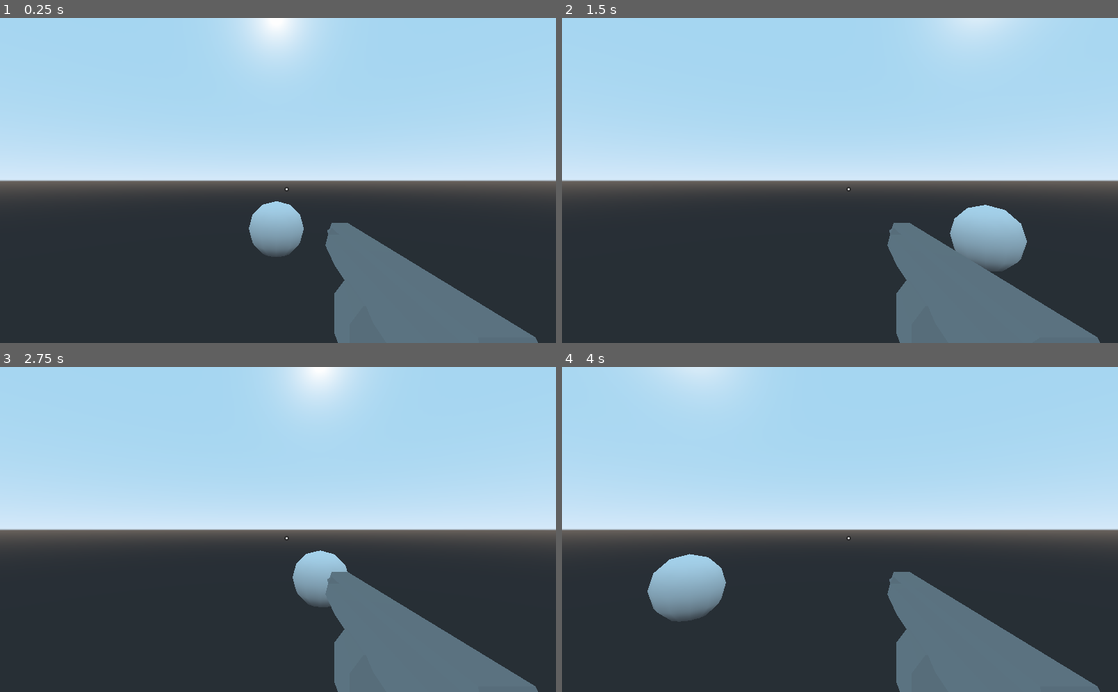
Above: before the commit, frames 1-4 (two rows, left to right).
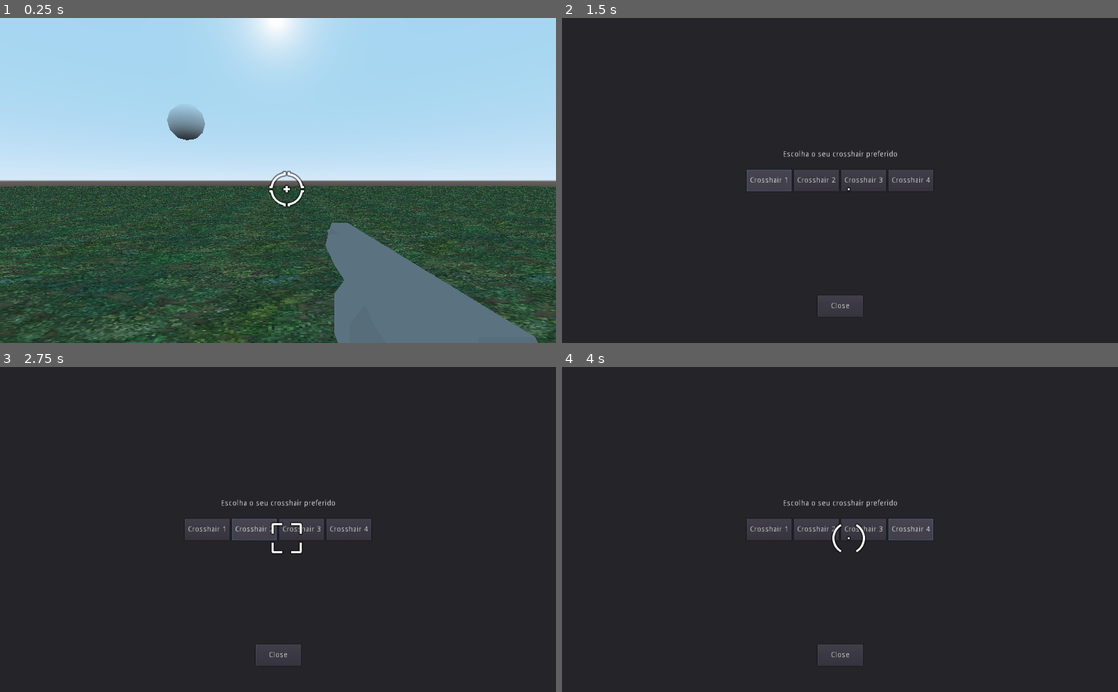
Above: after the commit, the same moments.

Repository: Boyquotes/aim-trainer-godot
Game: Godot game, scene res://scenes/World.tscn
The game is run twice, just before and just after one commit, with the same random seed, the same clock (stepped at 60 frames per second) and the same inputs.
Inputs (mouse positions are in pixels of both pictures, inside the frame that each line leads up to):
- Up to frame 1 (0.25 s): no input
- Up to frame 2 (1.5 s): tap Enter at 0.5 s; move the mouse to (867, 180) at 0.52 s; tap C (open_crosshair_selector, bound only after the commit) at 0.6 s; click (767, 180) at 1.25 s, where only the run after the commit has a clickable "Crosshair 1"
- Up to frame 3 (2.75 s): click (255, 529) at 2 s, where only the run after the commit has a clickable "Crosshair 2"
- Up to frame 4 (4 s): click (862, 529) at 2.75 s, where only the run after the commit has a clickable "Crosshair 3"; click (912, 529) at 3.5 s, where only the run after the commit has a clickable "Crosshair 4"

The runs differ from the first frame. In frame 1, 22% of the frame differs, in the area x 0-100%, y 27-100%; in frame 2, 64%; in frame 3, 63%; in frame 4, 64%, in the area x 0-100%, y 0-100%.

Commit message:
crosshair selector

Diff:
--- a/project.godot
+++ b/project.godot
@@ -22,6 +22,30 @@
 
 common/drop_mouse_on_gui_input_disabled=true
 
+[importer_defaults]
+
+texture={
+"compress/bptc_ldr": 0,
+"compress/hdr_mode": 0,
+"compress/lossy_quality": 0.7,
+"compress/mode": 0,
+"compress/normal_map": 0,
+"detect_3d": false,
+"flags/anisotropic": false,
+"flags/filter": false,
+"flags/mipmaps": false,
+"flags/repeat": 1,
+"flags/srgb": 2,
+"process/HDR_as_SRGB": false,
+"process/fix_alpha_border": true,
+"process/invert_color": false,
+"process/normal_map_invert_y": false,
+"process/premult_alpha": false,
+"size_limit": 0,
+"stream": false,
+"svg/scale": 1.0
+}
+
 [input]
 
 exit={
@@ -34,6 +58,11 @@
 "events": [ Object(InputEventMouseButton,"resource_local_to_scene":false,"resource_name":"","device":0,"alt":false,"shi …(212 unchanged characters)…
  ]
 }
+open_crosshair_selector={
+"deadzone": 0.5,
+"events": [ Object(InputEventKey,"resource_local_to_scene":false,"resource_name":"","device":0,"alt":false,"shift":false,"control":false,"meta":false,"command":false,"pressed":false,"scancode":0,"physical_scancode":67,"unicode":0,"echo":false,"script":null)
+ ]
+}
 
 [physics]
 
--- /dev/null
+++ b/scenes/CrosshairSelector.tscn
@@ -0,0 +1,73 @@
+[gd_scene load_steps=2 format=2]
+
+[ext_resource path="res://scenes/CrosshairSelectorManager.gd" type="Script" id=1]
+
+[node name="CrosshairSelector" type="Control"]
+anchor_right = 1.0
+anchor_bottom = 1.0
+script = ExtResource( 1 )
+
+[node name="Panel" type="Panel" parent="."]
+margin_right = 1024.0
+margin_bottom = 600.0
+
+[node name="HBoxContainer" type="HBoxContainer" parent="."]
+anchor_left = 0.5
+anchor_top = 0.5
+anchor_right = 0.5
+anchor_bottom = 0.5
+margin_left = -172.0
+margin_top = -20.0
+margin_right = 172.0
+margin_bottom = 20.0
+
+[node name="Button" type="Button" parent="HBoxContainer"]
+margin_right = 83.0
+margin_bottom = 40.0
+text = "Crosshair 1"
+
+[node name="Button2" type="Button" parent="HBoxContainer"]
+margin_left = 87.0
+margin_right = 170.0
+margin_bottom = 40.0
+text = "Crosshair 2"
+
+[node name="Button3" type="Button" parent="HBoxContainer"]
+margin_left = 174.0
+margin_right = 257.0
+margin_bottom = 40.0
+text = "Crosshair 3"
+
+[node name="Button4" type="Button" parent="HBoxContainer"]
+margin_left = 261.0
+margin_right = 344.0
+margin_bottom = 40.0
+text = "Crosshair 4"
+
+[node name="Label" type="Label" parent="."]
+anchor_left = 0.5
+anchor_top = 0.42
+anchor_right = 0.5
+anchor_bottom = 0.42
+margin_left = -105.5
+margin_top = -7.00002
+margin_right = 105.5
+margin_bottom = 6.99998
+text = "Escolha o seu crosshair preferido"
+
+[node name="Button5" type="Button" parent="."]
+anchor_left = 0.5
+anchor_top = 0.887
+anchor_right = 0.5
+anchor_bottom = 0.887
+margin_left = -41.5
+margin_top = -20.2
+margin_right = 41.5
+margin_bottom = 19.8
+text = "Close"
+
+[connection signal="pressed" from="HBoxContainer/Button" to="." method="_on_Button_pressed"]
+[connection signal="pressed" from="HBoxContainer/Button2" to="." method="_on_Button2_pressed"]
+[connection signal="pressed" from="HBoxContainer/Button3" to="." method="_on_Button3_pressed"]
+[connection signal="pressed" from="HBoxContainer/Button4" to="." method="_on_Button4_pressed"]
+[connection signal="pressed" from="Button5" to="." method="_on_Button5_pressed"]
--- /dev/null
+++ b/scenes/CrosshairSelectorManager.gd
@@ -0,0 +1,30 @@
+extends Control
+
+onready var player = get_node("/root/GameManager/Player")
+onready var crosshair_selector_screen = $"."
+
+var crosshairs = {
+	"crosshair1" : preload("res://crosshairs/crosshair001.png"),
+	"crosshair2" : preload("res://crosshairs/crosshair026.png"),
+	"crosshair3" : preload("res://crosshairs/crosshair065.png"),
+	"crosshair4" : preload("res://crosshairs/crosshair066.png")
+}
+
+func _ready():
+	crosshair_selector_screen.visible = false
+
+func _on_Button_pressed():
+	player.set_crosshair(crosshairs.crosshair1)
+
+func _on_Button2_pressed():
+	player.set_crosshair(crosshairs.crosshair2)
+
+func _on_Button3_pressed():
+	player.set_crosshair(crosshairs.crosshair3)
+
+func _on_Button4_pressed():
+	player.set_crosshair(crosshairs.crosshair4)
+
+func _on_Button5_pressed():
+	crosshair_selector_screen.visible = false
+	Input.set_mouse_mode(Input.MOUSE_MODE_CAPTURED)
--- a/scenes/GameManager.gd
+++ b/scenes/GameManager.gd
@@ -5,14 +5,29 @@
 onready var player = $Player
 onready var gameOverScreen = $GameOver
 
+onready var crosshair_selector_screen = $CrosshairSelector
+
+enum GameStates{
+	playing,
+	paused,
+	game_ended
+}
+
+var currentState = null
 
 func _ready():
+	currentState = GameStates.playing
+
 	gameOverScreen.visible = false
 	bulletEmitter.connect("targetCount", self, "checkGameState")
 
 func _process(delta):
 	if(Input.is_action_just_pressed("exit")):
 		get_tree().quit()
+
+	if(Input.is_action_just_pressed("open_crosshair_selector")):
+		crosshair_selector_screen.visible = true
+		Input.set_mouse_mode(Input.MOUSE_MODE_VISIBLE)
 
 	if(Globals.game_ended):
 		player.set_process(false)
--- a/scenes/World.tscn
+++ b/scenes/World.tscn
@@ -1,23 +1,39 @@
-[gd_scene load_steps=6 format=2]
+[gd_scene load_steps=10 format=2]
 
 [ext_resource path="res://scenes/Player.tscn" type="PackedScene" id=1]
 [ext_resource path="res://scenes/Target.tscn" type="PackedScene" id=2]
 [ext_resource path="res://scripts/TargetManager.gd" type="Script" id=3]
 [ext_resource path="res://scenes/GameManager.gd" type="Script" id=4]
 [ext_resource path="res://scenes/GameOver.tscn" type="PackedScene" id=5]
+[ext_resource path="res://environment/raw_assets/grass_lowres.png" type="Texture" id=6]
+[ext_resource path="res://scenes/CrosshairSelector.tscn" type="PackedScene" id=7]
+
+[sub_resource type="SpatialMaterial" id=2]
+albedo_texture = ExtResource( 6 )
+uv1_scale = Vector3( 100, 100, 1 )
+
+[sub_resource type="CubeMesh" id=1]
+material = SubResource( 2 )
+size = Vector3( 200, 1, 200 )
 
 [node name="GameManager" type="Spatial"]
 script = ExtResource( 4 )
 
 [node name="GameOver" parent="." instance=ExtResource( 5 )]
 
+[node name="CrosshairSelector" parent="." instance=ExtResource( 7 )]
+
 [node name="Player" parent="." instance=ExtResource( 1 )]
 transform = Transform( 0.999974, 0, -0.00720815, 0, 1, 0, 0.00720815, 0, 0.999974, 0, 0, 3 )
 mouse_sens = 0.25
 
 [node name="Target" parent="." instance=ExtResource( 2 )]
-transform = Transform( 1, 0, 0, 0, 1, 0, 0, 0, 1, 0, 0, -5.4363 )
+transform = Transform( 1, 0, 0, 0, 1, 0, 0, 0, 1, -5, 5, -10 )
 
 [node name="TargetManager" type="Spatial" parent="."]
 transform = Transform( 1, 0, 0, 0, 1, 0, 0, 0, 1, 0, 0, -5.4363 )
 script = ExtResource( 3 )
+
+[node name="Ground" type="MeshInstance" parent="."]
+transform = Transform( 1, 0, 0, 0, 1, 0, 0, 0, 1, 0, -1, 0 )
+mesh = SubResource( 1 )
--- a/scripts/HitscanBulletEmitter.gd
+++ b/scripts/HitscanBulletEmitter.gd
@@ -5,10 +5,6 @@
 var tentativas = 0
 
 signal targetCount
-
-func _process(delta):
-	if Globals.game_ended:
-		pass
 
 func fire():
 	var space_state = get_world().get_direct_space_state()
--- a/scripts/Player.gd
+++ b/scripts/Player.gd
@@ -3,8 +3,16 @@
 export var mouse_sens = 0.5 #export -> significa que podemos alterar o valor da variavel pelo editor
 onready var camera = $Camera #onready -> significa que o script espera ate que a camera esteja carregada para fazer esta linha
 onready var weaponManager = $Camera/WeaponManager #onready -> significa que o script espera ate que a camera esteja carregada para fazer esta linha
+onready var crosshair = $Camera/WeaponManager/Weapons/Gun/Crosshair
 
+var crosshairs = {
+	"crosshair1" : preload("res://crosshairs/crosshair001.png"),
+	"crosshair2" : preload("res://crosshairs/crosshair026.png"),
+	"crosshair3" : preload("res://crosshairs/crosshair065.png"),
+	"crosshair4" : preload("res://crosshairs/crosshair066.png")
+}
 func _ready():
+	crosshair.set_texture(crosshairs.crosshair3)
 	# MOUSE_MODE_CAPTURED-> The mouse will be hidden and its position locked at the center of the screen.
 	Input.set_mouse_mode(Input.MOUSE_MODE_CAPTURED)
 	weaponManager.init($Camera/FirePoint)
@@ -18,3 +26,6 @@
 		rotation_degrees.y -= mouse_sens * event.relative.x
 		camera.rotation_degrees.x -= mouse_sens * event.relative.y
 		camera.rotation_degrees.x = clamp(camera.rotation_degrees.x, -90,90)
+
+func set_crosshair(crosshair_img : Texture):
+	crosshair.set_texture(crosshair_img)
--- a/scripts/TargetManager.gd
+++ b/scripts/TargetManager.gd
@@ -1,15 +1,16 @@
 extends Spatial
 
 var target = preload("res://scenes/Target.tscn")
-export var distance_to_spawn = 20
+export var distance_to_spawn = -10
 
 func _ready():
 	Globals.connect("targetDestroyed", self, "_generateTarget")
 
 func _generateTarget():
 	randomize()
-	var spawn = rand_range(-1, 1)
-	var newCoordinate = Vector3(spawn, spawn, distance_to_spawn)
+	var spawnX = rand_range(-5, 5)
+	var spawnY = rand_range(1, 4)
+	var newCoordinate = Vector3(spawnX, spawnY, distance_to_spawn)
 	var cube = target.instance()
 	cube.transform.origin = newCoordinate
 	add_child(cube)
Binary file added: environment/raw_assets/grass_lowres.png
Not shown, added: environment/raw_assets/grass_lowres.png.import
